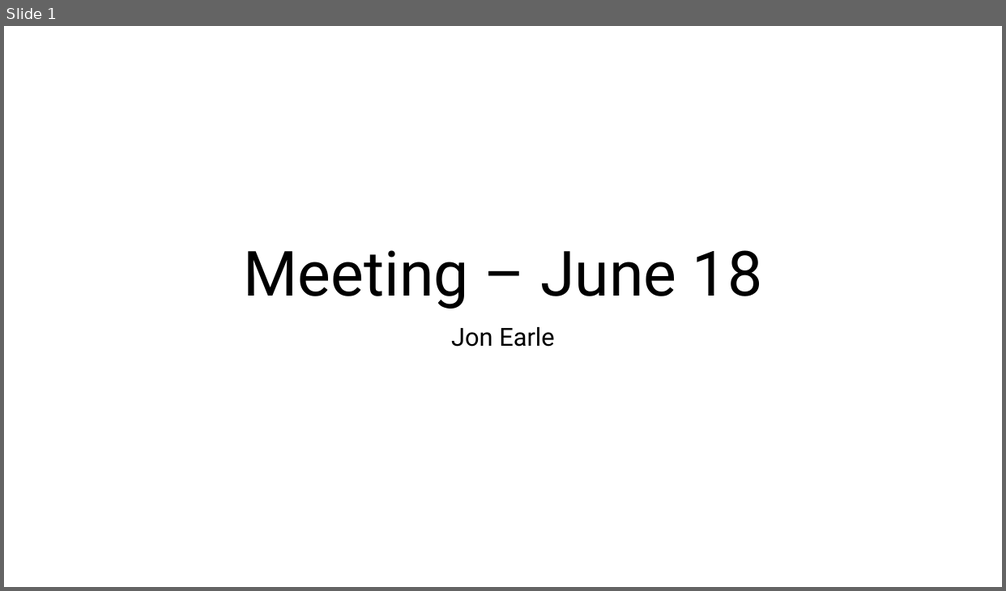
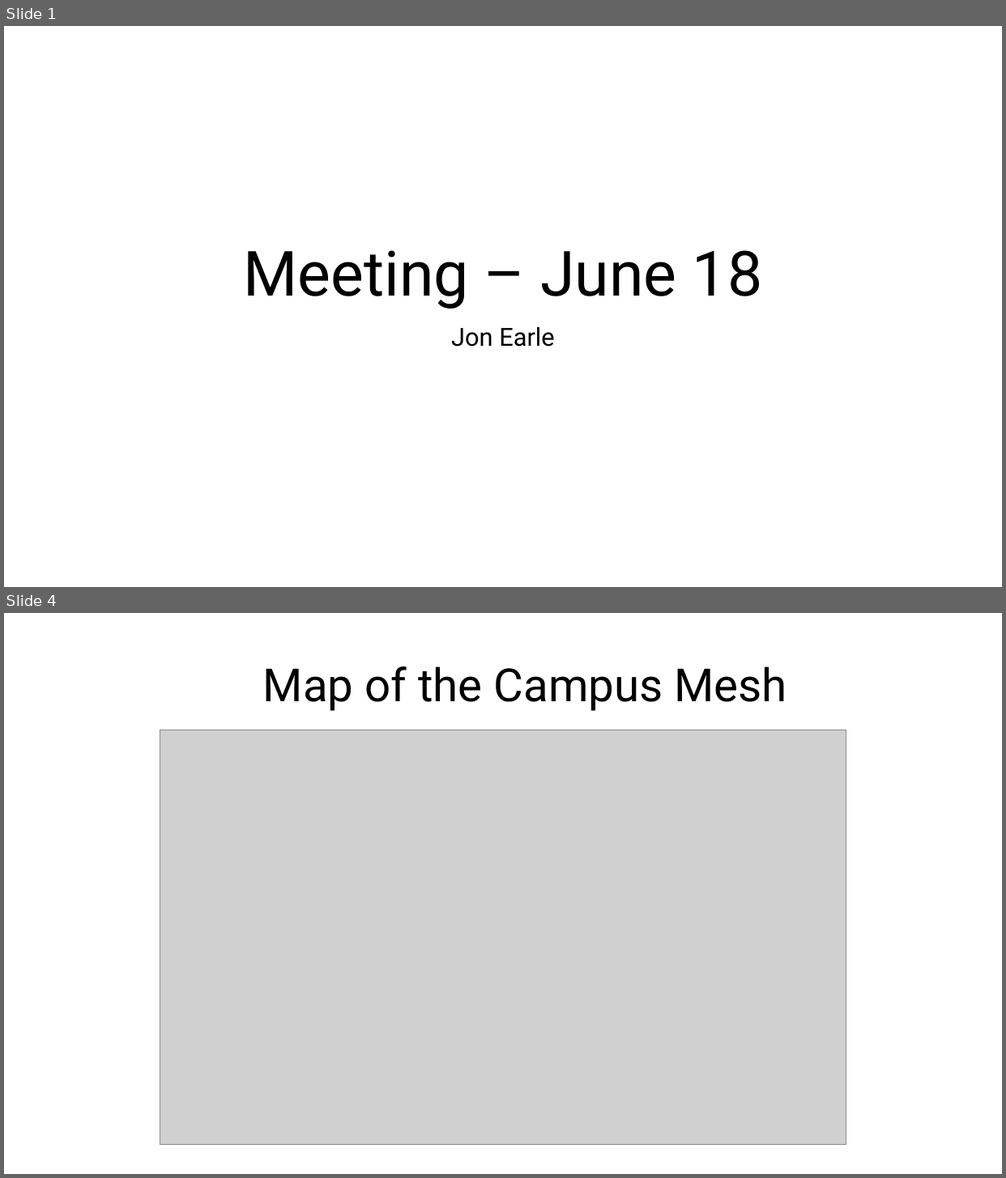
Before and after one commit to jonearle/usra2026, a slide deck: Presentations/week6presentation.pptx. Shown one above the other, each under a label of ours: slide 1 before the commit, slides 1 and 4 after it; the slides between them are not shown. The pictures are 1006x591 and 1006x1178 pixels, drawn with LibreOffice and Linux fonts; fonts in the diff are those of the drawing; grey boxes stand for pictures. Boxes give left, top, right and bottom in pixels: in the first picture for what was removed or moved away, otherwise in the second. Text is boxed around its words. In the diff, an @@ line names an element or a change of style, - is before the commit and + after.

```diff
--- a/Presentations/week6presentation.pptx
+++ b/Presentations/week6presentation.pptx
@@ slide 4 added at <box>4,613,1002,1174</box>, background #FFFFFF @@
@@ title added at <box>263,666,786,711</box>, 44 pt, text #000000 @@
+Map of the Campus Mesh
@@ picture added at <box>160,730,846,1144</box> @@
```
Also in this commit, not shown: 6 other slides added, 16 other files.
